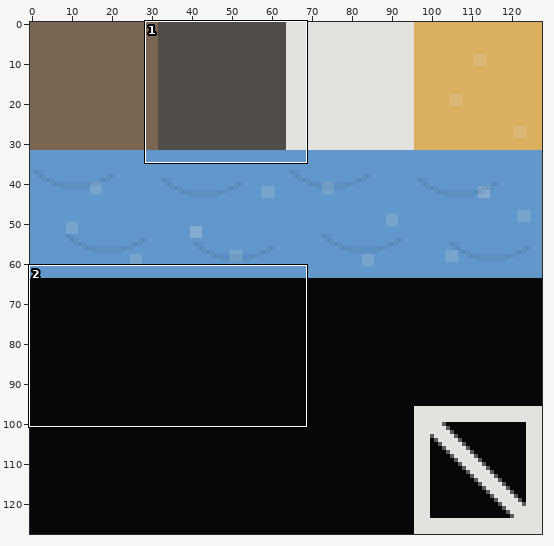
Sprite sheet -- Assets/Tiles/Sprites/OutsideTileAtlas.png. Above: a wide view before the commit, with the close-up outlined.
Close-up. As it was:
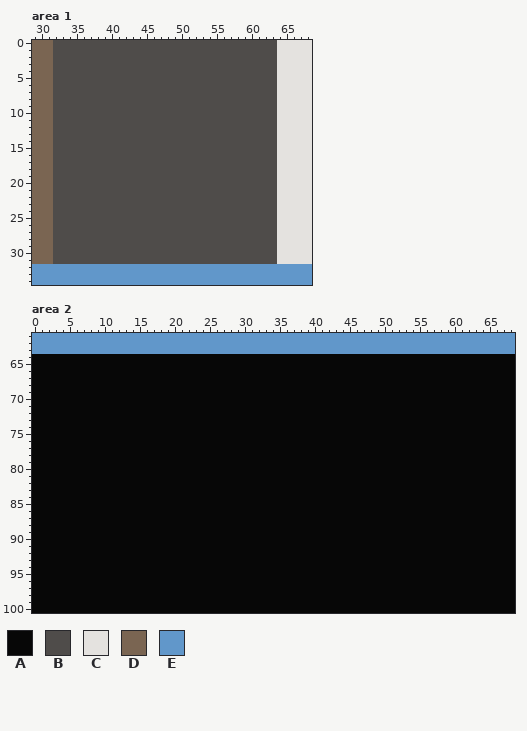
The file is 128x128 pixels. Colours within 5 levels of each other are drawn and written as one. Shown: area 1: x 29..68, y 0..34; area 2: x 0..68, y 61..100.
Palette (. is transparent): A #070707  B #4f4c4a  C #e4e2df  D #7a6552  E #6197ca
And afterwards:
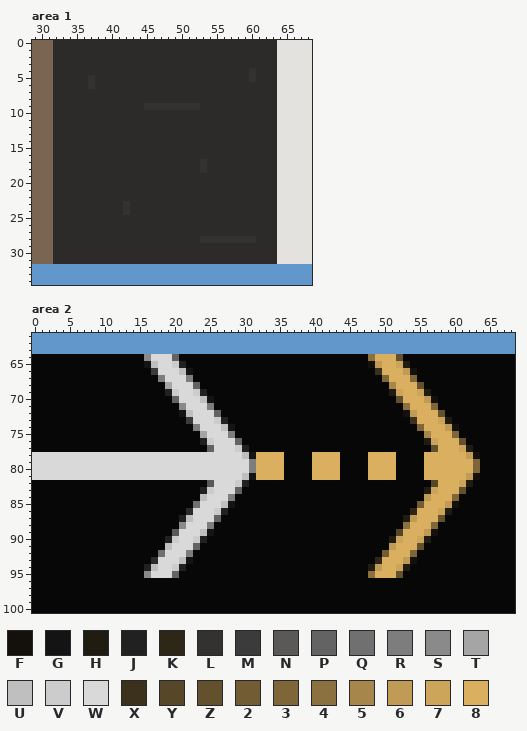
Colours new in this view: F #14110c  G #141414  H #211c12  J #212121  K #2e2718  L #333231  M #3b3b3b  N #5a5958  P #636363  Q #707070  R #7d7d7d  S #8a8a8a  T #a5a5a5  U #bfbfbf  V #cccccc  W #d9d9d9  X #3c311d  Y #564728  Z #63512e  2 #715c33  3 #7e6639  4 #8b713f  5 #a6864a  6 #c09b55  7 #cca55b  8 #dab060
Difference:
colour B: #4f4c4a -> #2c2b2a
Changed rows in their new state; - is a pixel that keeps its letter.
Area 1:
first column x 37:
 4 -----------------------L
 5 L----------------------L
 6 L-----------------------
 9 --------LLLLLLLL--------
first column x 53:
17 L
18 L
first column x 42:
23 L
24 L
first column x 53:
28 LLLLLLLL
Area 2:
first column x 0:
 64 ----------------SWWWP---------------------------4888Z-----------
 65 ----------------GUWWVJ--------------------------F6887H----------
 66 -----------------MWWWUG--------------------------X8886F---------
 67 ------------------RWWWR---------------------------38883---------
 68 -------------------TWWWP---------------------------5888Z--------
 69 -------------------JVWWVJ--------------------------H7887H-------
 70 --------------------PWWWUG--------------------------Z8886F------
 71 ---------------------SWWWR---------------------------48883------
 72 ---------------------GUWWWP--------------------------F6888Z-----
 73 ----------------------MWWWVJ--------------------------X8887H----
 74 -----------------------RWWWUG--------------------------38886F---
 75 ------------------------TWWWR---------------------------58883---
 76 ------------------------JVWWWP--------------------------H7888Z--
 77 -------------------------PWWWVJ--------------------------Z8887H-
 78 WWWWWWWWWWWWWWWWWWWWWWWWWWWWWWUG8888----8888----8888----8888886F
 79 WWWWWWWWWWWWWWWWWWWWWWWWWWWWWWWR8888----8888----8888----88888883
 80 WWWWWWWWWWWWWWWWWWWWWWWWWWWWWWWR8888----8888----8888----88888883
 81 WWWWWWWWWWWWWWWWWWWWWWWWWWWWWWUG8888----8888----8888----8888886F
 82 -------------------------NWWWVJ--------------------------Y8887H-
 83 ------------------------JVWWWP--------------------------H7888Z--
 84 ------------------------UWWWR---------------------------68883---
 85 -----------------------QWWWUG--------------------------28886F---
 86 ----------------------BWWWVJ--------------------------K8887H----
 87 ---------------------JUWWWP--------------------------H6888Z-----
 88 ---------------------SWWWR---------------------------48883------
 89 --------------------NWWWUG--------------------------Y8886F------
 90 -------------------JVWWVJ--------------------------H7887H-------
 91 -------------------UWWWP---------------------------6888Z--------
 92 ------------------QWWWR---------------------------28883---------
 93 -----------------BWWWUG--------------------------K8886F---------
 94 ----------------JUWWVJ--------------------------H6887H----------
 95 ----------------SWWWP---------------------------4888Z-----------
Where, in picture pixels (left, top, right, bottom), the same in both close-ups:
changed: (53, 40, 277, 264)
changed: (32, 354, 284, 578)
changed: (368, 354, 480, 578)
changed: (312, 452, 340, 480)
